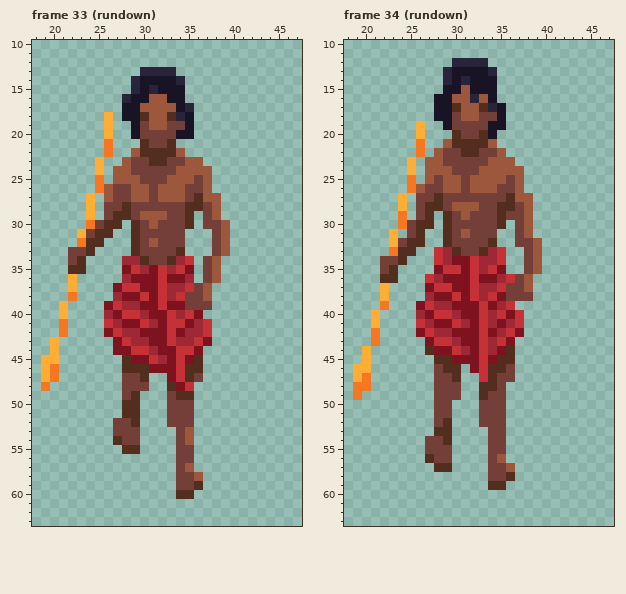
A pixel-art file gets an edit: arto/player/DudebroRun.ase. Above: the version before the commit.
64x64 pixels, 50 frames. Shown: frame 33 (rundown): x 18..47, y 10..63; frame 34 (rundown): x 18..47, y 10..63. The commit also changed other frames, which this record leaves out.
And afterwards:
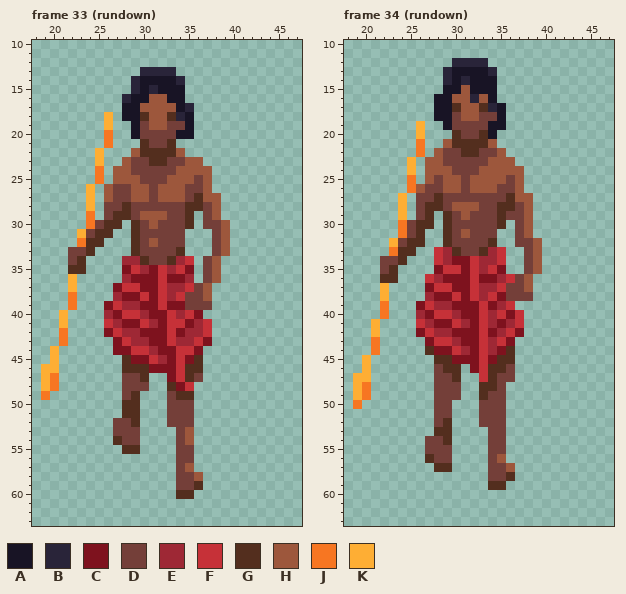
Palette (. is transparent): A #181425  B #292439  C #7e121e  D #743f39  E #9e2835  F #c63138  G #532e1e  H #9d573c  J #f77622  K #feae34
The edit:
Frame 33 (rundown), layer "kuchistick":
The edit adds colour J in row 39 at x 22; in row 43 at x 21; in row 48 at x 20; in row 49 at x 19.
Colour K gives way to colour J in row 20 at x 26; in row 24 at x 25; in row 29 at x 24.
The edit adds colour K in row 22 at x 25; in row 26 at x 24.
Colour J gives way to colour K in row 41 at x 21; in row 46 at x 20; in row 48 at x 19.
The author cleared colour J in row 22 at x 26; in row 26 at x 25.
The author cleared colour K in row 39 at x 21; in row 43 at x 20; in row 45 at x 19.
Frame 34 (rundown), layer "kuchistick":
The edit adds colour J in row 31 at x 24; in row 40 at x 22; in row 44 at x 21; in row 49 at x 20; in row 50 at x 19.
Colour J gives way to colour K in row 29 at x 24; in row 42 at x 21; in row 47 at x 20; in rows 48 to 49 at x 19.
The author cleared colour K in row 31 at x 23; in row 40 at x 21; in row 44 at x 20; in row 46 at x 19.
Pixel boxes of the changes (left, top, right, bottom) in both pictures:
changed: (86, 130, 113, 220)
changed: (41, 301, 77, 400)
changed: (389, 211, 407, 238)
changed: (353, 310, 389, 409)
